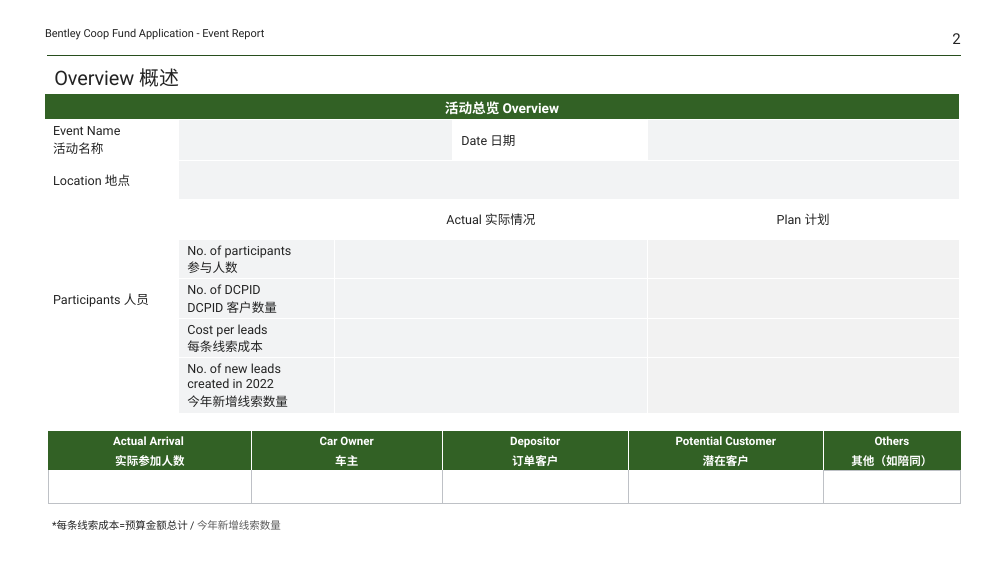
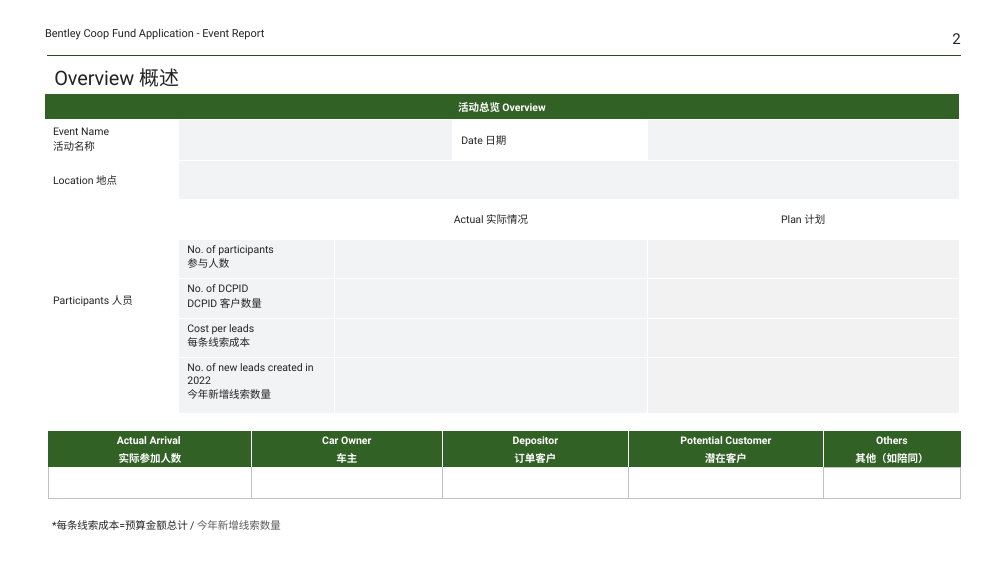
Before and after one commit to Yrtech-Tony/com.yrtech.Bentley.API.Upgrade, a slide deck: slide 2 of com.yrtech.bentleyAPI/com.yrtech.InventoryAPI/template/ReportHandOver.pptx. Drawn at 1008x567 pixels with LibreOffice and Linux fonts; fonts in the diff are those of the drawing. Boxes give left, top, right and bottom in pixels: in the first picture for what was removed or moved away, otherwise in the second. Text is boxed around its words. In the diff, an @@ line names an element or a change of style, - is before the commit and + after.

```diff
--- a/com.yrtech.bentleyAPI/com.yrtech.InventoryAPI/template/ReportHandOver.pptx
+++ b/com.yrtech.bentleyAPI/com.yrtech.InventoryAPI/template/ReportHandOver.pptx
@@ table at [45,94,960,414] @@
@@ size 13 to 10 pt in "活动总览 Overview" @@
@@ size 12 to 10 pt @@
@@ table at [48,431,961,498] @@
@@ size 11 to 10 pt @@
```
Also in this commit, not shown: 8 other slides changed, 5 other files.
